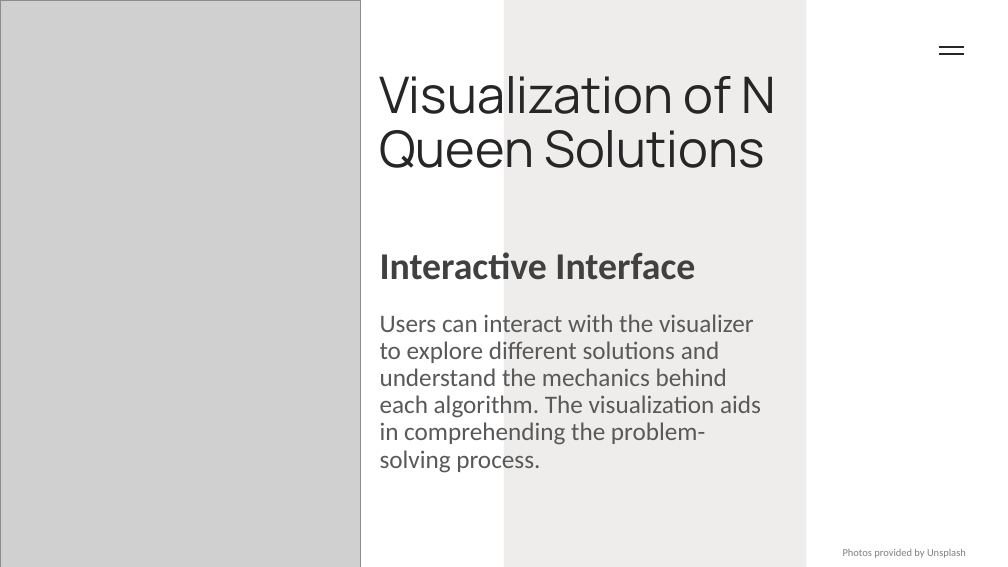
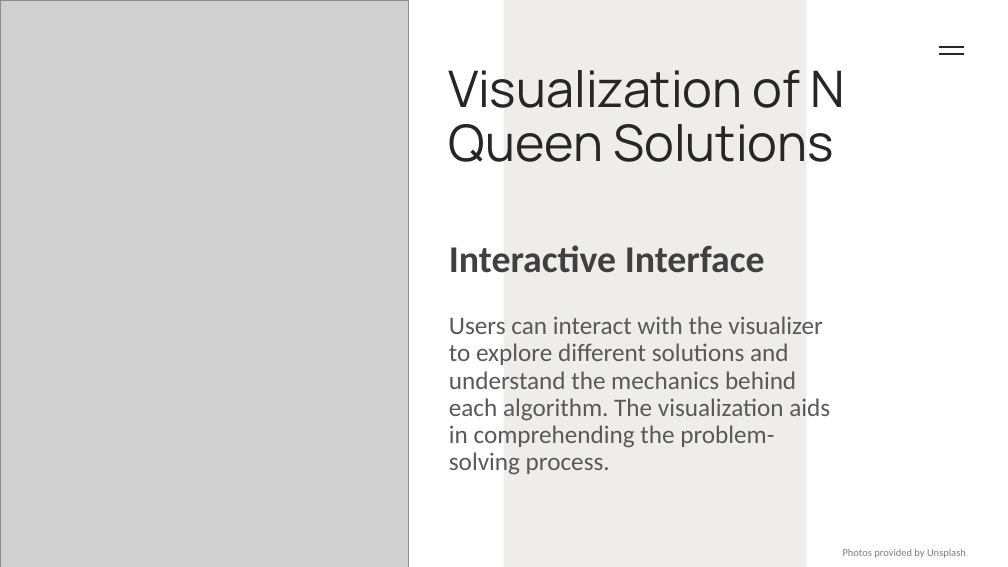
Before and after one commit to rishavd3v/NQueen_Visualizer, a slide deck: slide 4 of NQueen.pptx. Drawn at 1008x567 pixels with LibreOffice and Linux fonts; fonts in the diff are those of the drawing; grey boxes stand for pictures. Boxes give left, top, right and bottom in pixels: in the first picture for what was removed or moved away, otherwise in the second. Text is boxed around its words. In the diff, an @@ line names an element or a change of style, - is before the commit and + after.

```diff
--- a/NQueen.pptx
+++ b/NQueen.pptx
@@ picture: place and size @@
-picture at <box>0,0,360,567</box>
+picture at <box>0,0,409,567</box>
@@ title "Visualization of N Queen Solutions": place and size @@
-title "Visualization of N Queen Solutions" at <box>380,76,775,168</box>
+title "Visualization of N Queen Solutions" at <box>449,70,844,162</box>
@@ text "Interactive Interface": place and size @@
-text "Interactive Interface" at <box>380,252,695,280</box>
+text "Interactive Interface" at <box>449,245,765,273</box>
@@ text "Users can interact with the ...": place and size @@
-text "Users can interact with the ..." at <box>380,314,761,473</box>
+text "Users can interact with the ..." at <box>449,316,830,475</box>
```
Also in this commit, not shown: 3 other slides changed, 1 slide added, 1 slide removed, 2 other files.
